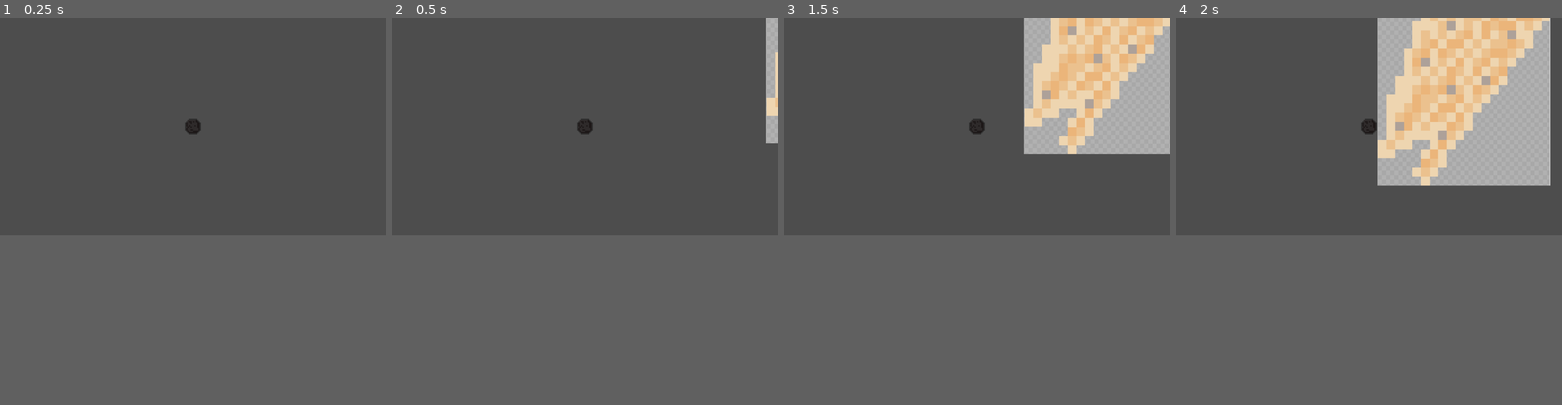
Above: before the commit, frames 1-4 (left to right).
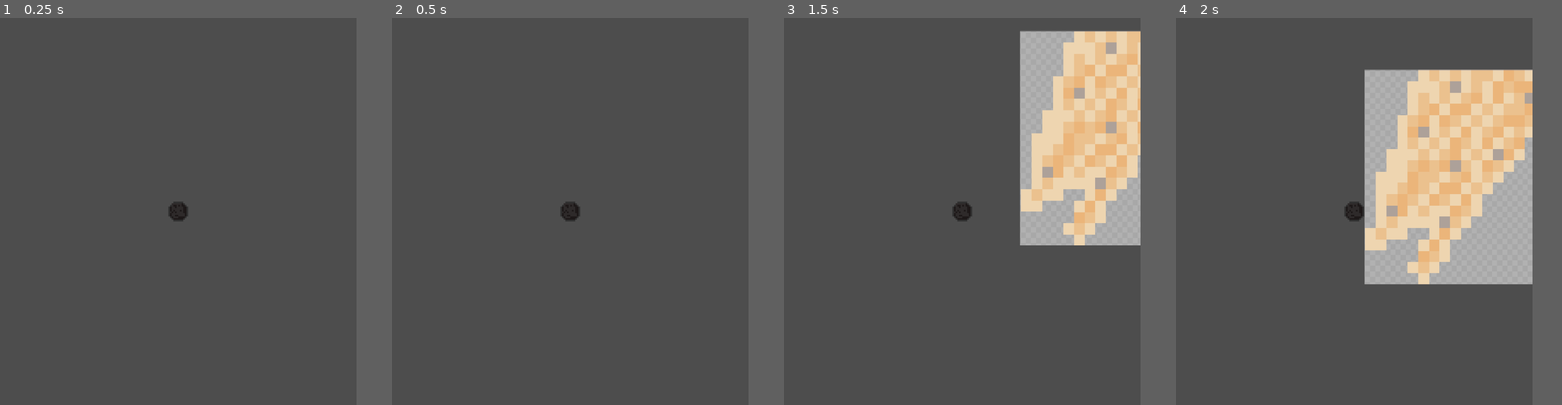
Above: after the commit, the same moments.

Repository: Demofritos/CannonBall
Game: Godot game, scene res://world.tscn
The game is run twice, just before and just after one commit, with the same random seed, the same clock (stepped at 60 frames per second) and the same inputs. The engine's default icon, where the game draws it, is replaced by a stand-in: a white triangle on a blue panel in a dark square.
Inputs:
- Up to frame 1 (0.25 s): no input
- Up to frame 2 (0.5 s): no input
- Up to frame 3 (1.5 s): tap Enter (ui_accept) at 0.5, 0.77 s
- Up to frame 4 (2 s): tap Enter (ui_accept) at 1.52 s
The window is 799x449 before the commit and 738x800 after it. Grey fills any space a smaller window leaves; there, only what the larger window draws over its background counts as a difference.

The runs differ from the first frame. In frame 1, 0.4% of the frame differs, in the area x 43-53%, y 26-53%; in frame 2, 1.4%; in frame 3, 18%; in frame 4, 28%, in the area x 43-97%, y 0-69%.

Commit message:
asxdfghjklo;[plokijuhgbfdcxscdvfgbhnjkx

Diff:
--- a/project.godot
+++ b/project.godot
@@ -19,6 +19,11 @@
 config/features=PackedStringArray("4.6", "Forward Plus")
 config/icon="res://icon.svg"
 
+[display]
+
+window/size/viewport_width=864
+window/size/viewport_height=936
+
 [input]
 
 jump_up={
--- a/ssdfghjk.tscn
+++ b/ssdfghjk.tscn
@@ -2,11 +2,10 @@
 
 [ext_resource type="Texture2D" uid="uid://cog0iuerlgy0v" path="res://Screenshot_20260421_110101.png" id="1_d7vdn"]
 
-[node name="ground" type="Area2D" unique_id=185127128]
+[node name="ground" type="Node2D" unique_id=1567082322]
 
 [node name="Sprite2D" type="Sprite2D" parent="." unique_id=59430163]
-position = Vector2(0.75, -1.75)
+position = Vector2(-38, -367)
 scale = Vector2(1.0024077, 0.988746)
 texture = ExtResource("1_d7vdn")
-
-[node name="CollisionShape2D" type="CollisionShape2D" parent="." unique_id=1581236953]
+offset = Vector2(432, 384)
